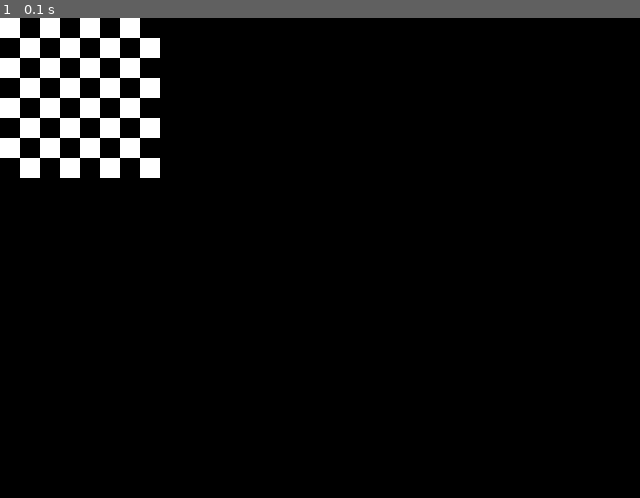
Above: before the commit, frame 1.
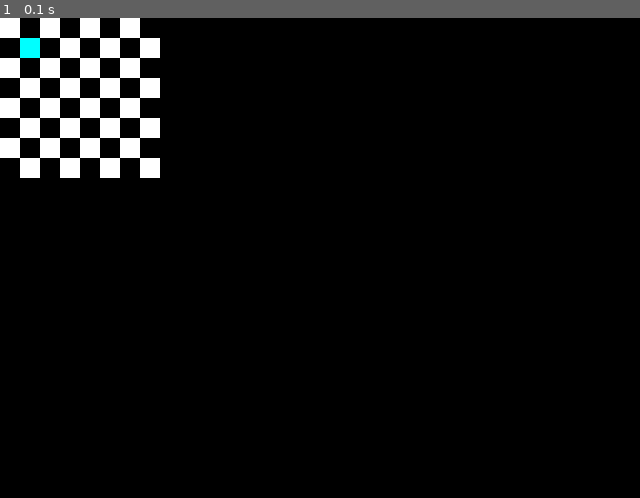
Above: after the commit, the same moment.

Repository: NikolasDaynard/Pygame-chess
Game: pygame game, started from chess.py
Same seed, same stepped clock (60 frames per second), same inputs: the game is played once before the commit and once after it.
Inputs:
- Up to frame 1 (0.1 s): no input

The runs differ from the first frame. In frame 1, 0.1% of the frame differs, in the area x 3-7%, y 4-9%.

Commit message:
chess rendering + OOP

Diff:
--- a/chess.py
+++ b/chess.py
@@ -1,20 +1,16 @@
 import pygame, sys
 import drawChess
+import pieces
+
 pygame.init()
 
 screen = pygame.display.set_mode((640, 480))
 # screen = pygame.display.set_mode((0, 0), pygame.FULLSCREEN)
 
-WhitePawn = 1
-WhiteRook = 2
-WhiteBishop = 2
-WhiteRook = 2
-WhiteRook = 2
-
-chessBoard = [8, 8]
+board = drawChess.chessBoard()
 
 def render():
-    drawChess.drawBoard(screen)
+    board.drawBoard(screen)
 
 pygame.display.set_caption("Hello World")
 while True:
--- a/drawChess.py
+++ b/drawChess.py
@@ -1,10 +1,25 @@
 import pygame
+import pieces
 
-def drawBoard(screen):
-    for i in range(8):
-        for j in range(8):
-            if (i + j) % 2 == 0:
-                color = (255, 255, 255)  # White
-            else:
-                color = (0, 0, 0)  # Black
-            pygame.draw.rect(screen, color, (i * 20, j * 20, 20, 20))
+class chessBoard:
+    boardSpaceSize = 480 / 8
+
+    playPieces = [pieces.Rook("white", 1, 1)]
+
+    selectedSpace = (-1, -1)
+
+    def click(self, x, y):
+        for piece in self.playPieces:
+            piece.x
+
+    def drawBoard(self, screen):
+        for i in range(8):
+            for j in range(8):
+                if (i + j) % 2 == 0:
+                    color = (255, 255, 255)  # White
+                else:
+                    color = (0, 0, 0)  # Black
+                pygame.draw.rect(screen, color, (i * 20, j * 20, 20, 20))
+
+        for piece in self.playPieces:
+            piece.render(screen)
--- /dev/null
+++ b/pieces.py
@@ -0,0 +1,15 @@
+import pygame
+
+class Rook:
+    def __init__(self, color, x, y):
+        self.color = color  # Initialize the color attribute
+        self.x = x
+        self.y = y
+
+    def move(self, level, x, y):
+
+        print("not done")
+
+    def render(self, screen):
+        color = (0, 255, 255)
+        pygame.draw.rect(screen, color, (self.x * 20, self.y * 20, 20, 20))
